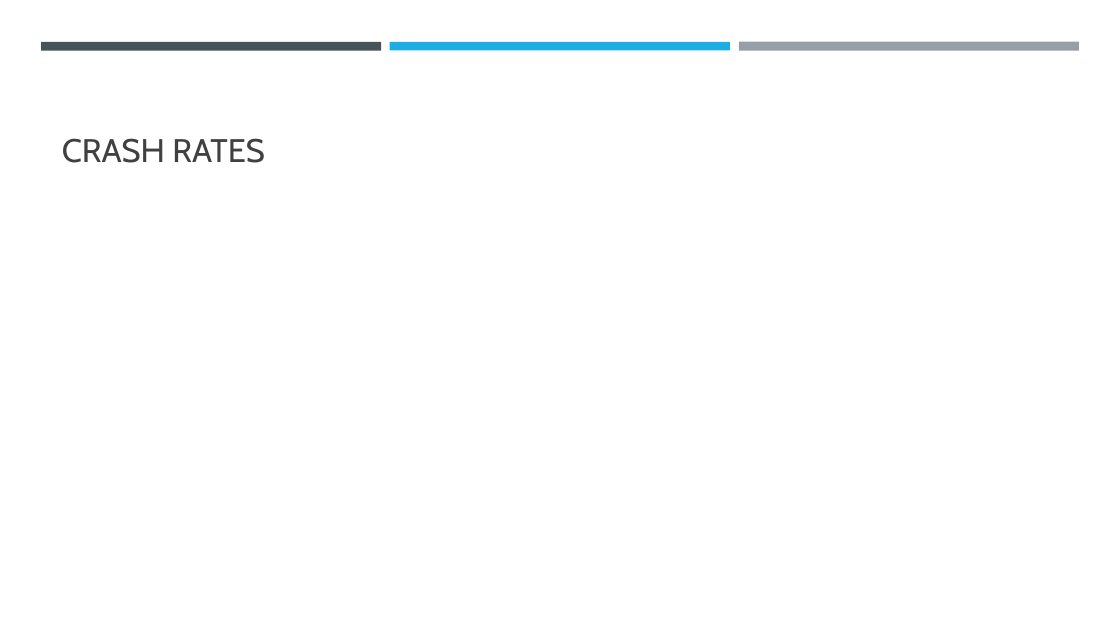
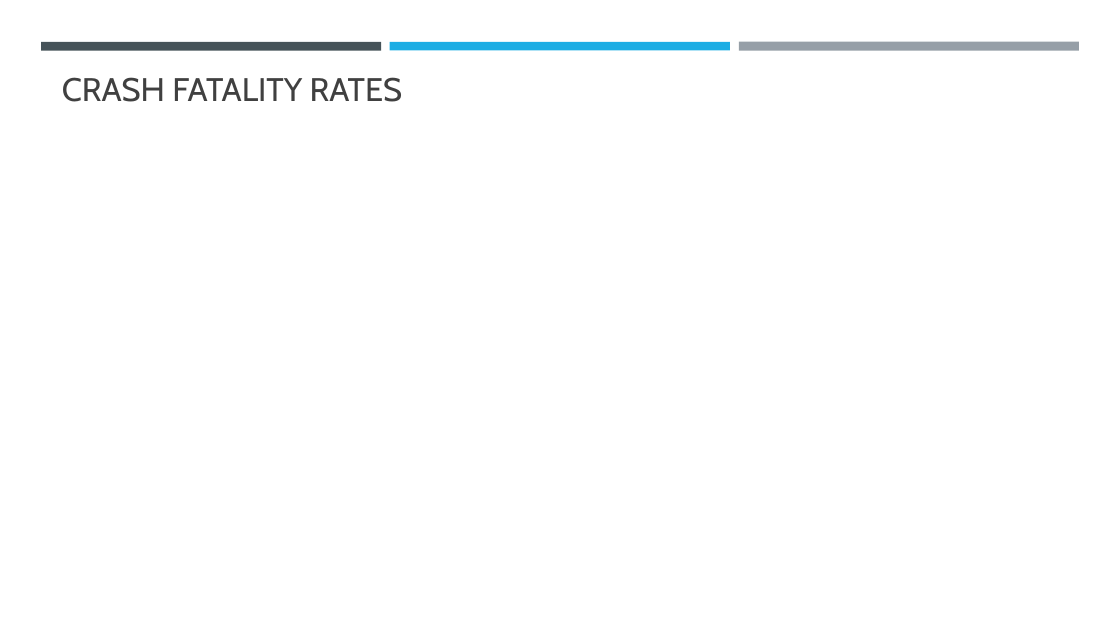
Before and after one commit to epayne323/ProjectOneRepo, a slide deck: slide 6 of Presentation/ProjectOne Presentation.pptx. Drawn at 1120x630 pixels with LibreOffice and Linux fonts; fonts in the diff are those of the drawing. Boxes give left, top, right and bottom in pixels: in the first picture for what was removed or moved away, otherwise in the second. Text is boxed around its words. In the diff, an @@ line names an element or a change of style, - is before the commit and + after.

Commit message:
added additional plots for crashes vs. consumption

```diff
--- a/Presentation/ProjectOne Presentation.pptx
+++ b/Presentation/ProjectOne Presentation.pptx
@@ title "CRASH FATALITY RATES" at (62,77,403,102): vertical alignment bottom to top @@
@@ title at (62,77,403,102): text changed @@
-CRASH RATES
+CRASH FATALITY RATES
```
Also in this commit, not shown: 10 other slides changed, 10 other files.
